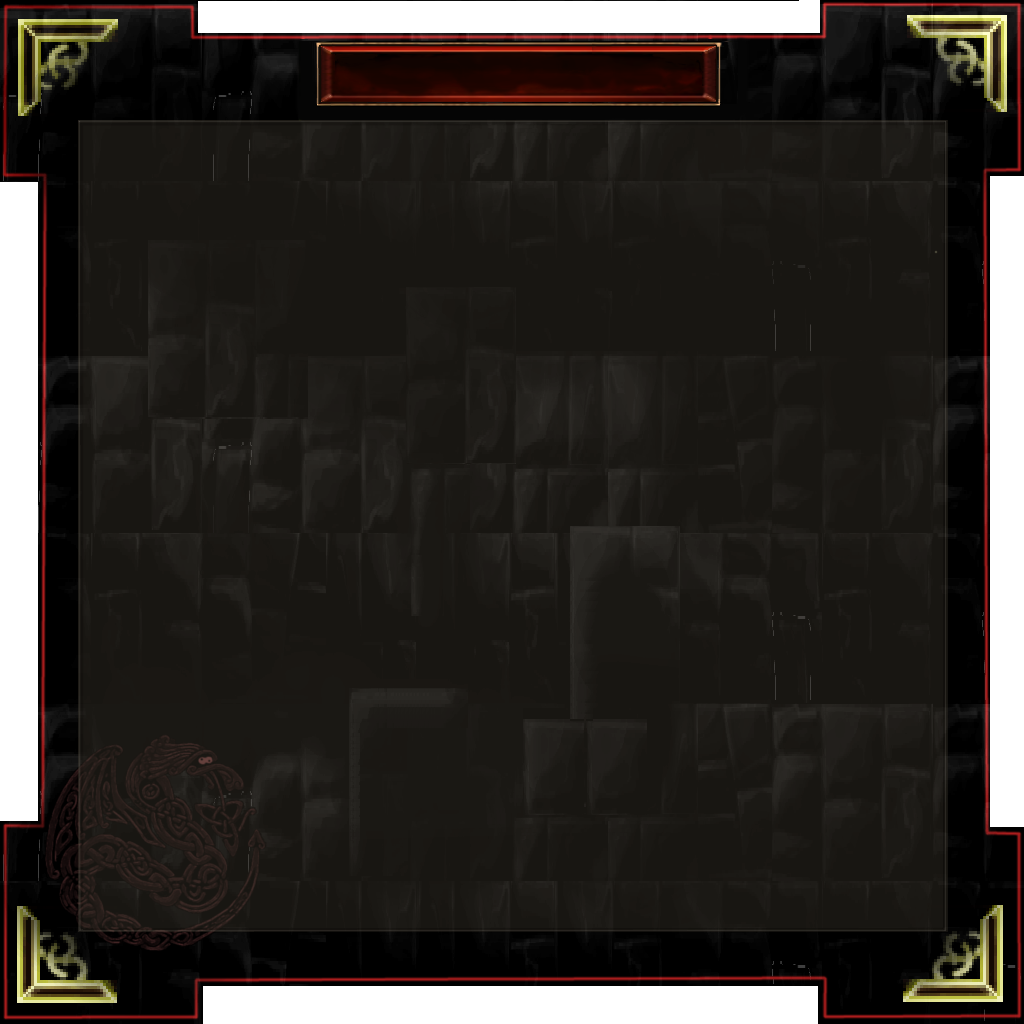
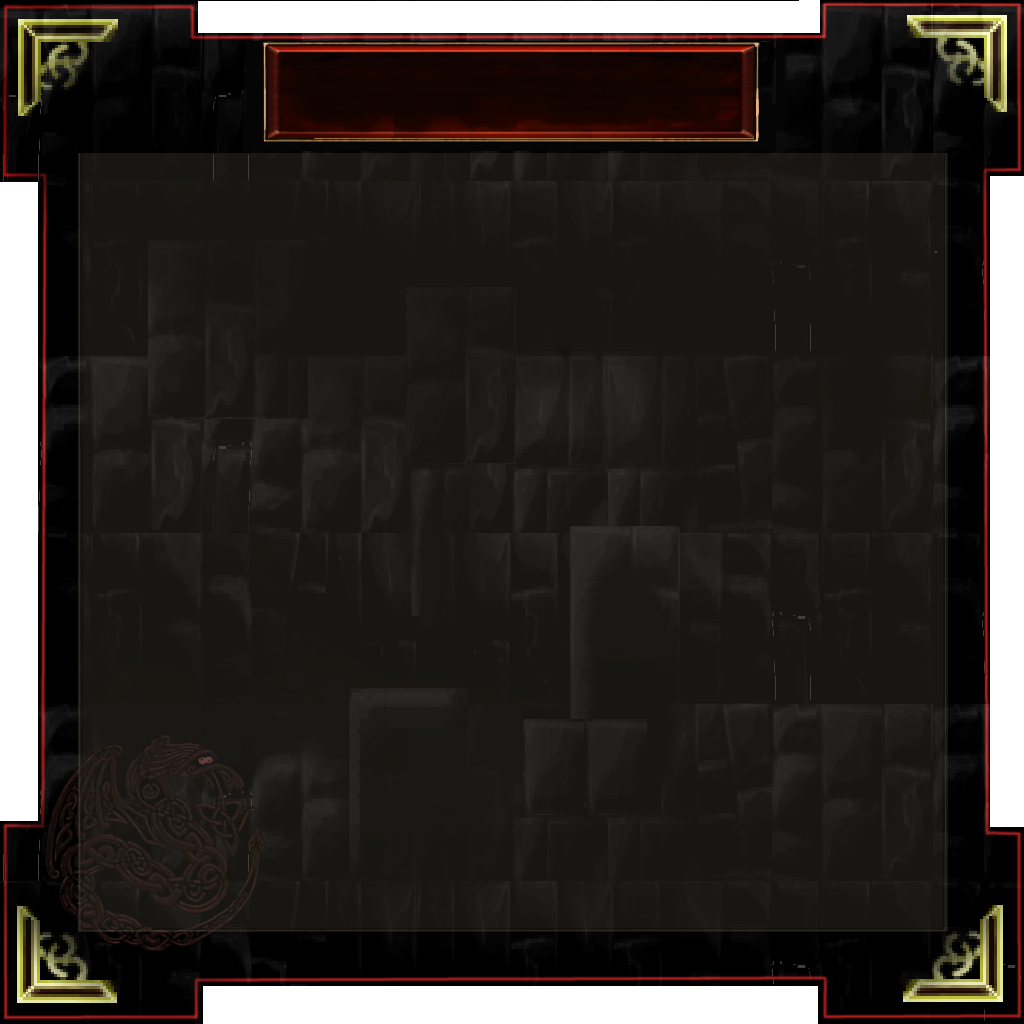
Before/after of a 1024 × 1024 layered artwork. What changed in the layer stack:
painted on "Layer #4" over [78, 120, 948, 358]
painted on "Layer #3" over [241, 35, 789, 151]
